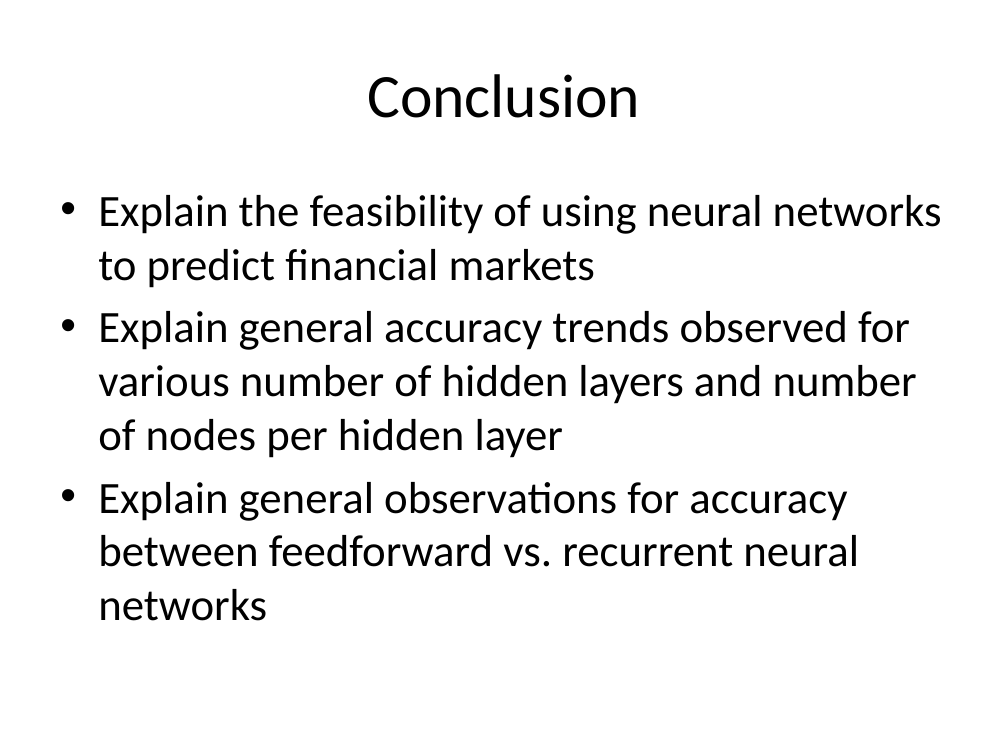
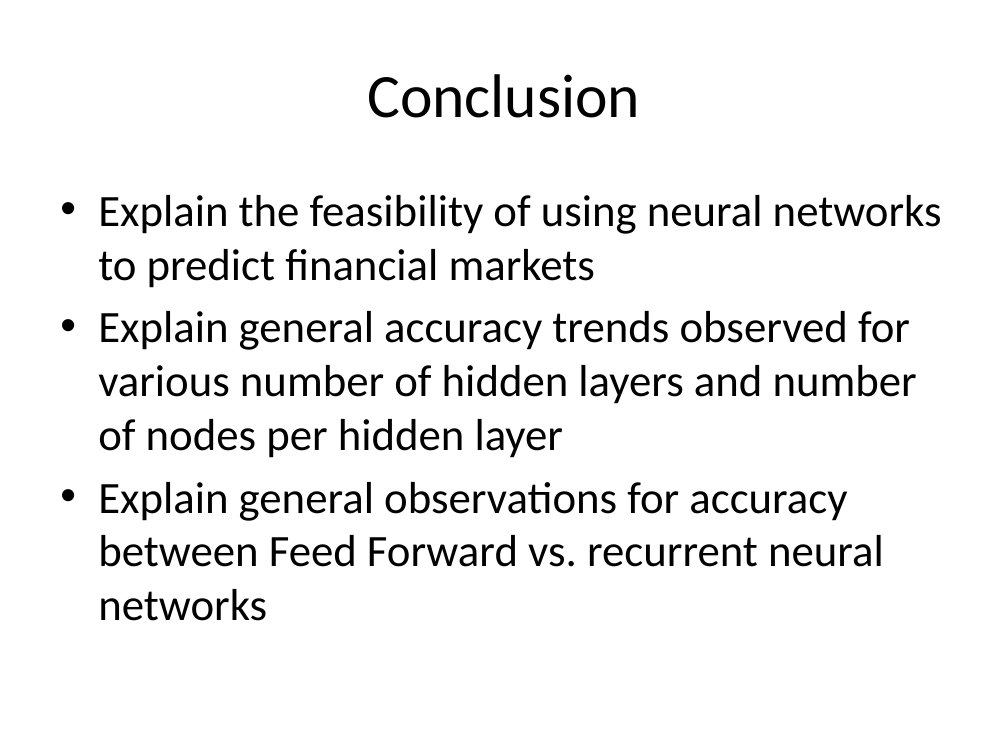
Before and after one commit to wilkung/Predicting_Markets_with_Neural_Nets, a slide deck: slide 18 of Kojack_Presentation.pptx. Drawn at 1008x756 pixels with LibreOffice and Linux fonts; fonts in the diff are those of the drawing. Boxes give left, top, right and bottom in pixels: in the first picture for what was removed or moved away, otherwise in the second. Text is boxed around its words. In the diff, an @@ line names an element or a change of style, - is before the commit and + after.

```diff
--- a/Kojack_Presentation.pptx
+++ b/Kojack_Presentation.pptx
@@ text at (x1=98, y1=482, x2=884, y2=621): text changed @@
-• Explain general observations for accuracy between feedforward vs. recurrent neural networks
+• Explain general observations for accuracy between Feed Forward vs. recurrent neural networks
```
Also in this commit, not shown: 8 other slides changed, 6 slides added, 5 slides removed, 10 other files.
